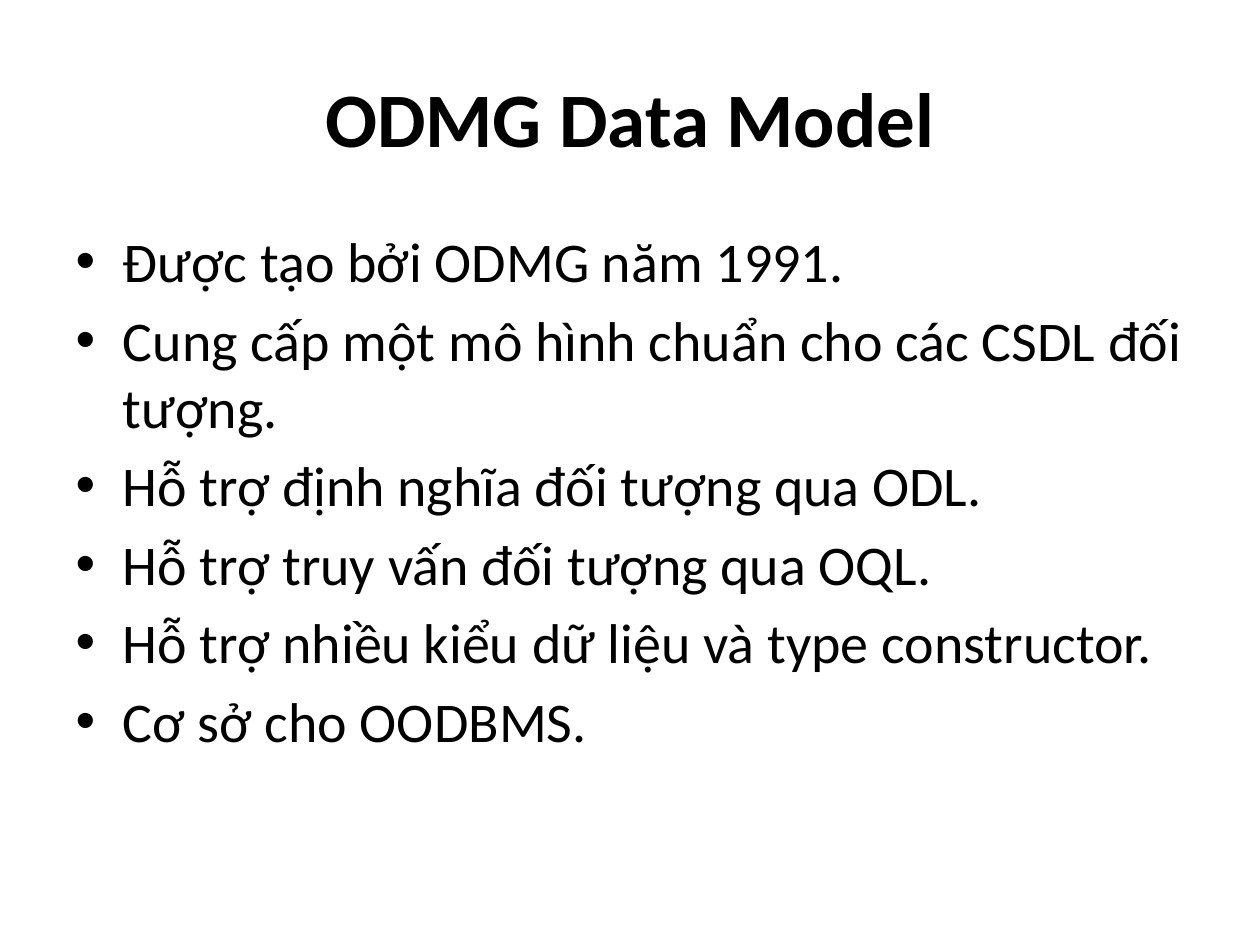
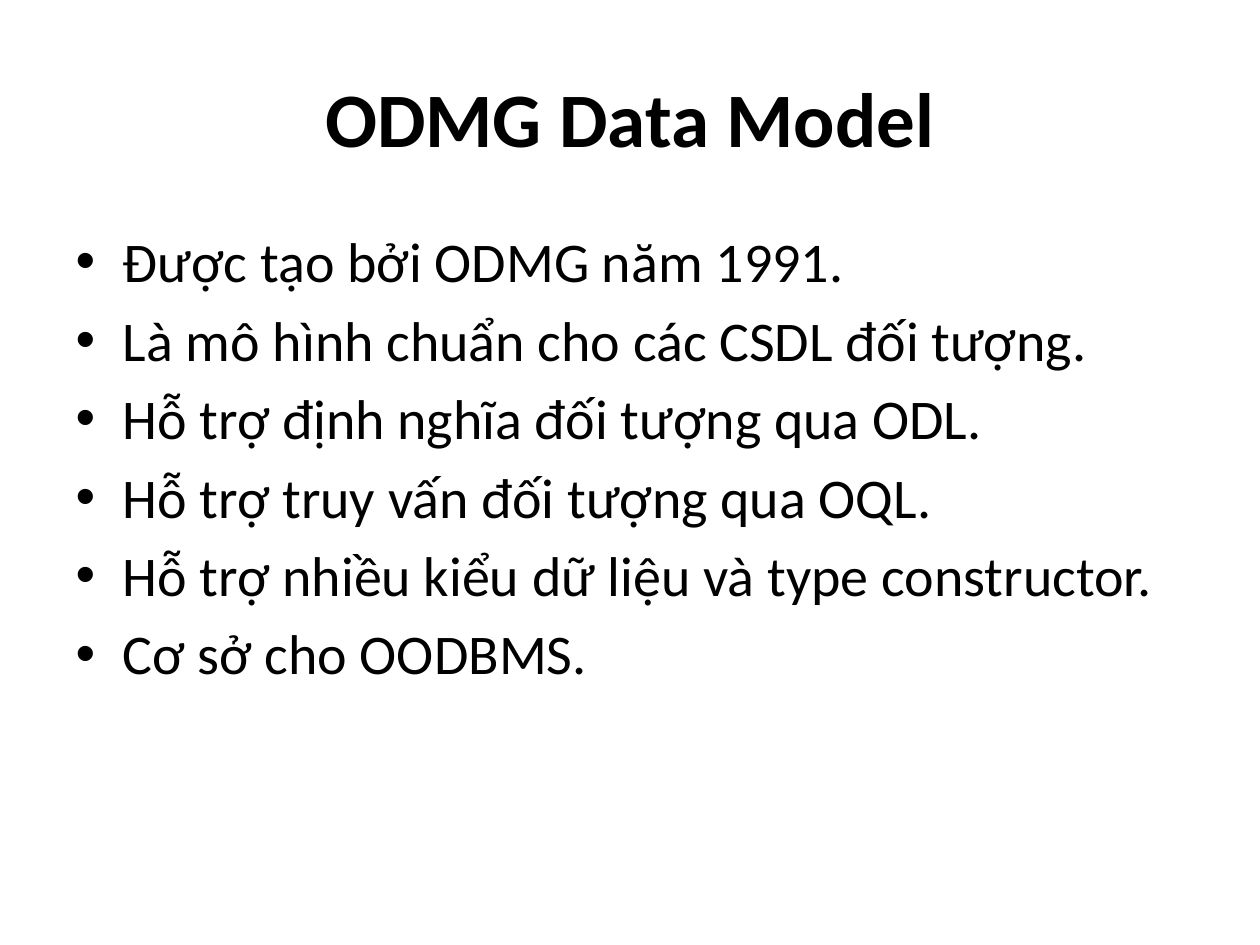
Before and after one commit to computerline1z/thaothaotientien, a slide deck: slide 3 of Thủy Tiên - 0912463/Seminar/Topic #8b - Section 8 & 9 v2.pptx. Drawn at 1260x945 pixels with LibreOffice and Linux fonts; fonts in the diff are those of the drawing. Boxes give left, top, right and bottom in pixels: in the first picture for what was removed or moved away, otherwise in the second. Text is boxed around its words. In the diff, an @@ line names an element or a change of style, - is before the commit and + after.

```diff
--- a/Thủy Tiên - 0912463/Seminar/Topic #8b - Section 8 & 9 v2.pptx
+++ b/Thủy Tiên - 0912463/Seminar/Topic #8b - Section 8 & 9 v2.pptx
@@ text at bbox=[123, 317, 1087, 371]: text changed @@
-• Cung cấp một mô hình chuẩn cho các CSDL đối tượng.
+• Là mô hình chuẩn cho các CSDL đối tượng.
```
Also in this commit, not shown: 1 other file.
